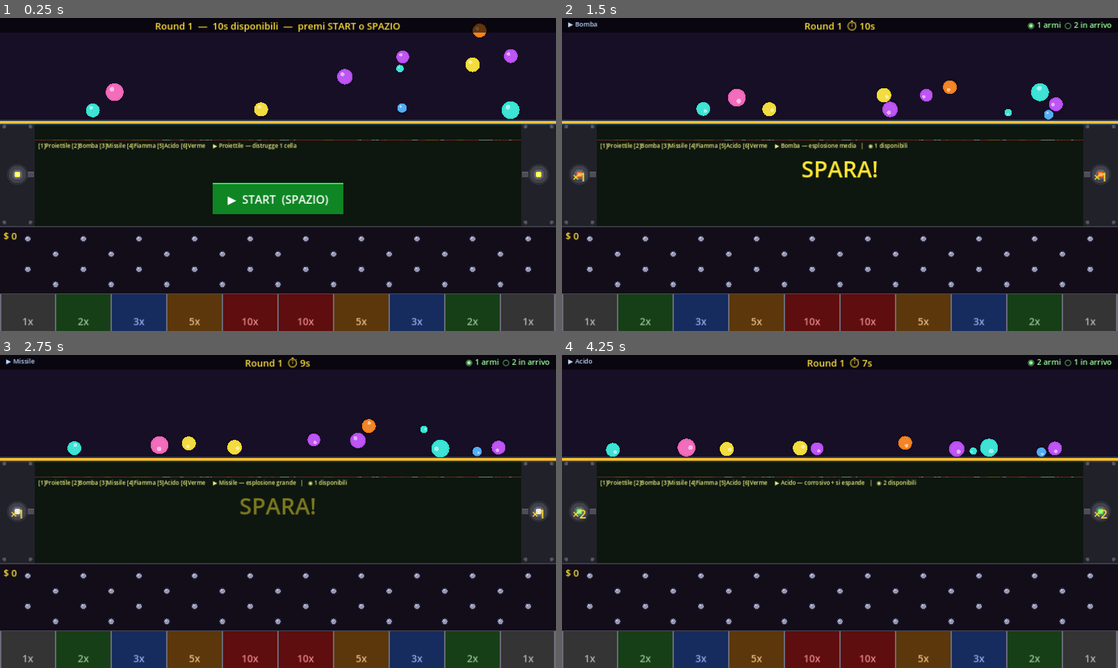
Above: before the commit, frames 1-4 (two rows, left to right).
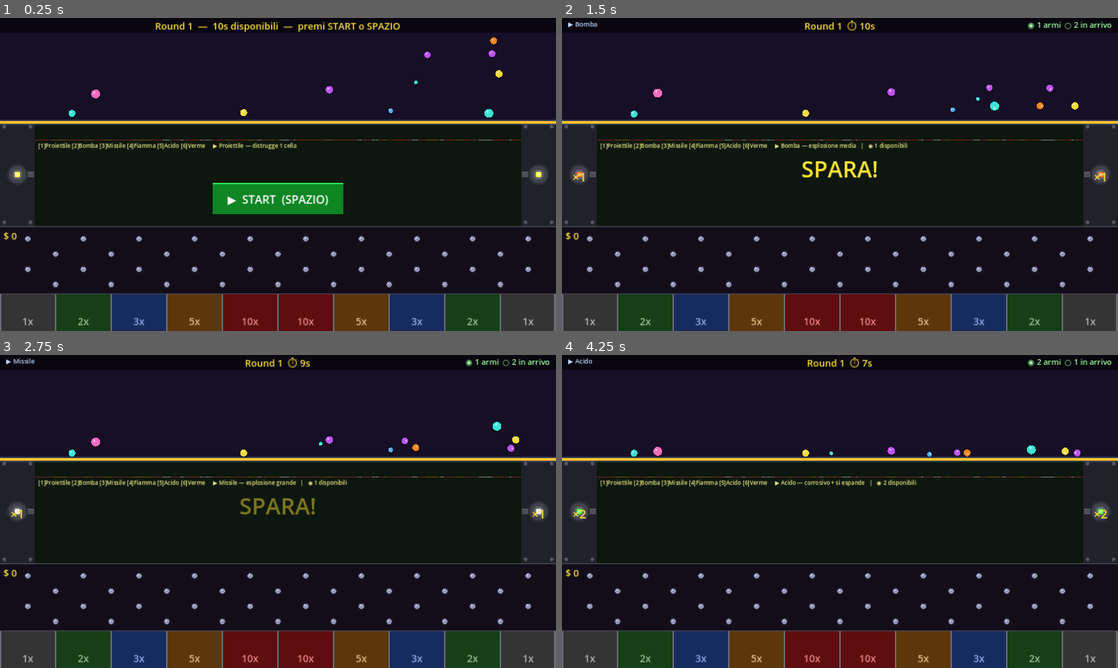
Above: after the commit, the same moments.

Repository: tanapox/TravelCalculator
Game: Godot game, scene res://scenes/Main.tscn
The game is run twice, just before and just after one commit, with the same random seed, the same clock (stepped at 60 frames per second) and the same inputs.
Inputs (mouse positions are in pixels of both pictures, inside the frame that each line leads up to):
- Up to frame 1 (0.25 s): no input
- Up to frame 2 (1.5 s): tap Enter at 0.5 s; move the mouse to (962, 158) at 0.52 s; tap 1 at 0.6 s; click (962, 158) at 0.67 s; tap Space at 0.77 s; move the mouse to (728, 190) at 1.27 s; tap 2 at 1.35 s; click (728, 190) at 1.42 s
- Up to frame 3 (2.75 s): tap Space at 1.52 s; move the mouse to (333, 442) at 2.02 s; tap 3 at 2.1 s; click (333, 442) at 2.17 s
- Up to frame 4 (4.25 s): move the mouse to (812, 574) at 2.77 s; tap 4 at 2.85 s; click (812, 574) at 2.92 s; tap Space at 3.02, 3.77 s; move the mouse to (1006, 558) at 3.52 s; tap 5 at 3.6 s; click (1006, 558) at 3.67 s

The runs differ from the first frame. In frame 1, 1.2% of the frame differs, in the area x 12-94%, y 1-33%; in frame 2, 1.2%; in frame 3, 1.2%; in frame 4, 1.2%.

Commit message:
Halve ball radius, remove random initial velocity
BALL_RADIUS_MIN 8→4, BALL_RADIUS_MAX 22→11, default radius 20→10.
Removed randf_range linear_velocity from setup() — balls now drop
by gravity only with no random bounce kick on spawn.

Co-Authored-By: Claude Sonnet 4.6 <noreply@anthropic.com>
Claude-Session: https://claude.ai/code/session_01QzGJouKABdY15psrR5EvZo

Diff:
--- a/scripts/Ball.gd
+++ b/scripts/Ball.gd
@@ -1,7 +1,7 @@
 class_name Ball
 extends RigidBody2D
 
-var radius:      float = 20.0
+var radius:      float = 10.0
 var ball_color:  Color = Color.RED
 var money_value: int   = 10
 var collected:   bool  = false
@@ -31,7 +31,6 @@
 	cshape.shape  = circle
 	add_child(cshape)
 
-	linear_velocity = Vector2(randf_range(-280.0, 280.0), randf_range(-180.0, 60.0))
 	queue_redraw()
 
 func _physics_process(delta: float) -> void:
--- a/scripts/Main.gd
+++ b/scripts/Main.gd
@@ -21,8 +21,8 @@
 const BALL_VALUES: Array     = [10, 20, 15, 25, 30, 50, 35, 40]
 const BALL_COUNT_MIN: int    = 6
 const BALL_COUNT_MAX: int    = 14
-const BALL_RADIUS_MIN: float = 8.0
-const BALL_RADIUS_MAX: float = 22.0
+const BALL_RADIUS_MIN: float = 4.0
+const BALL_RADIUS_MAX: float = 11.0
 
 # ── Fasi del round ────────────────────────────────────────────────────────────
 
